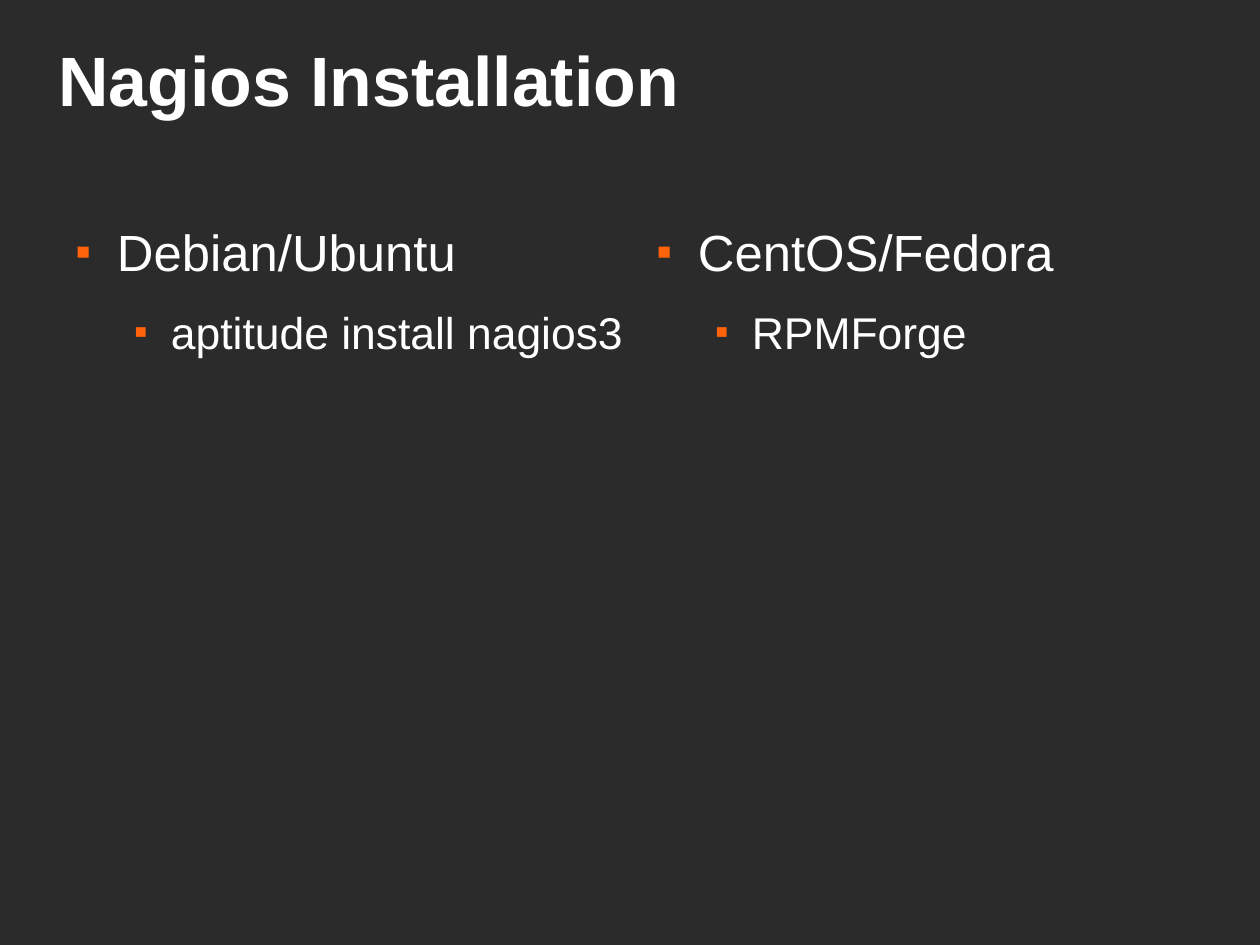
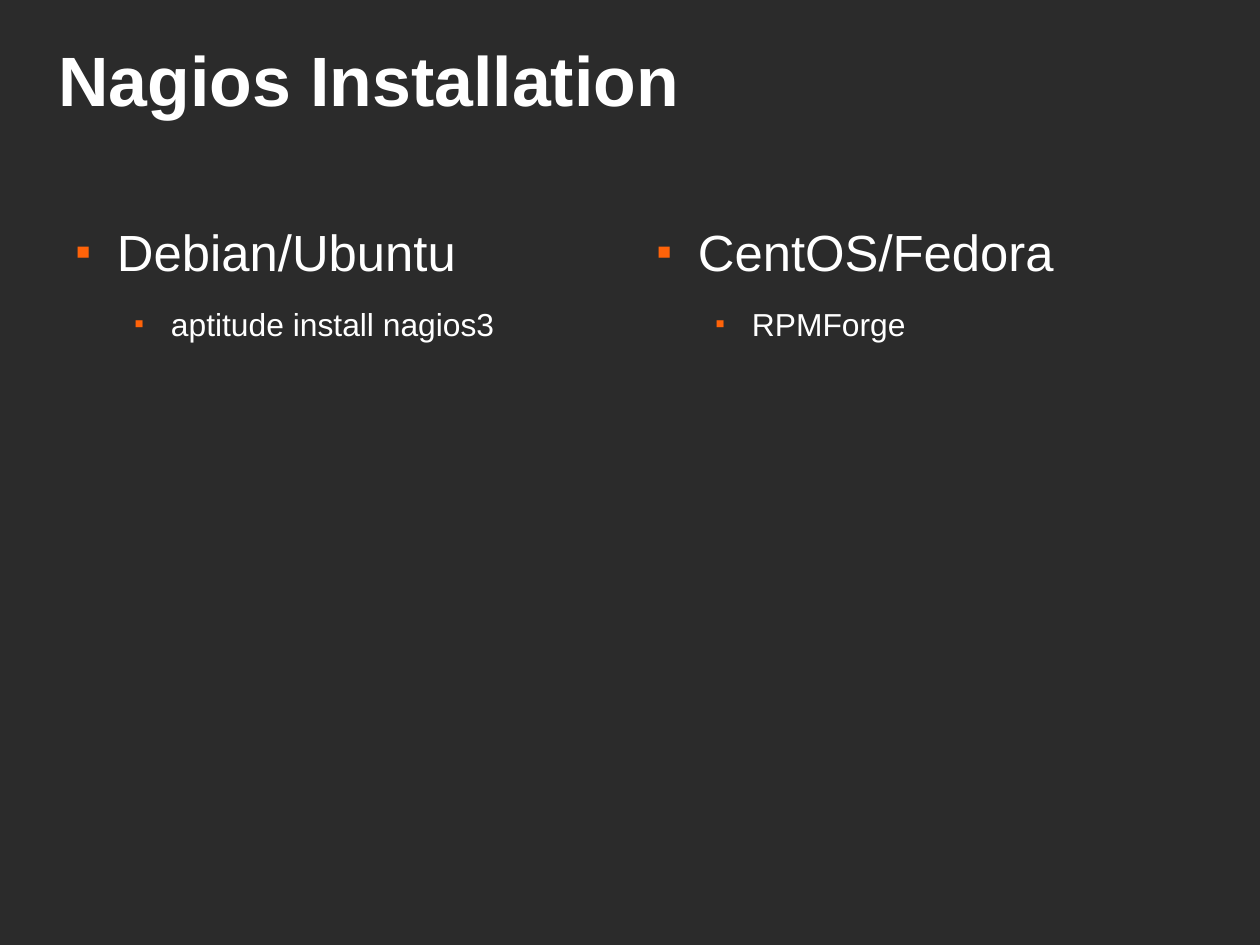
Before and after one commit to evilpeno/presentations, a slide deck: slide 3 of oalug_2011-04-26_nagios-basics/Nagios Basic OALUG.odp. Drawn at 1260x945 pixels with LibreOffice and Linux fonts; fonts in the diff are those of the drawing; background and template pictures are left out; a plain dark background stands for a picture behind light text. Boxes give left, top, right and bottom in pixels: in the first picture for what was removed or moved away, otherwise in the second. Text is boxed around its words. In the diff, an @@ line names an element or a change of style, - is before the commit and + after.

```diff
--- a/oalug_2011-04-26_nagios-basics/Nagios Basic OALUG.odp
+++ b/oalug_2011-04-26_nagios-basics/Nagios Basic OALUG.odp
@@ text at box(171, 313, 494, 342): size 28 to 20 pt in "aptitude install nagios3" @@
@@ text at box(752, 314, 906, 342): size 28 to 20 pt in "RPMForge" @@
```
Also in this commit, not shown: 1 other slide changed, 1 slide added, 1 other file.
